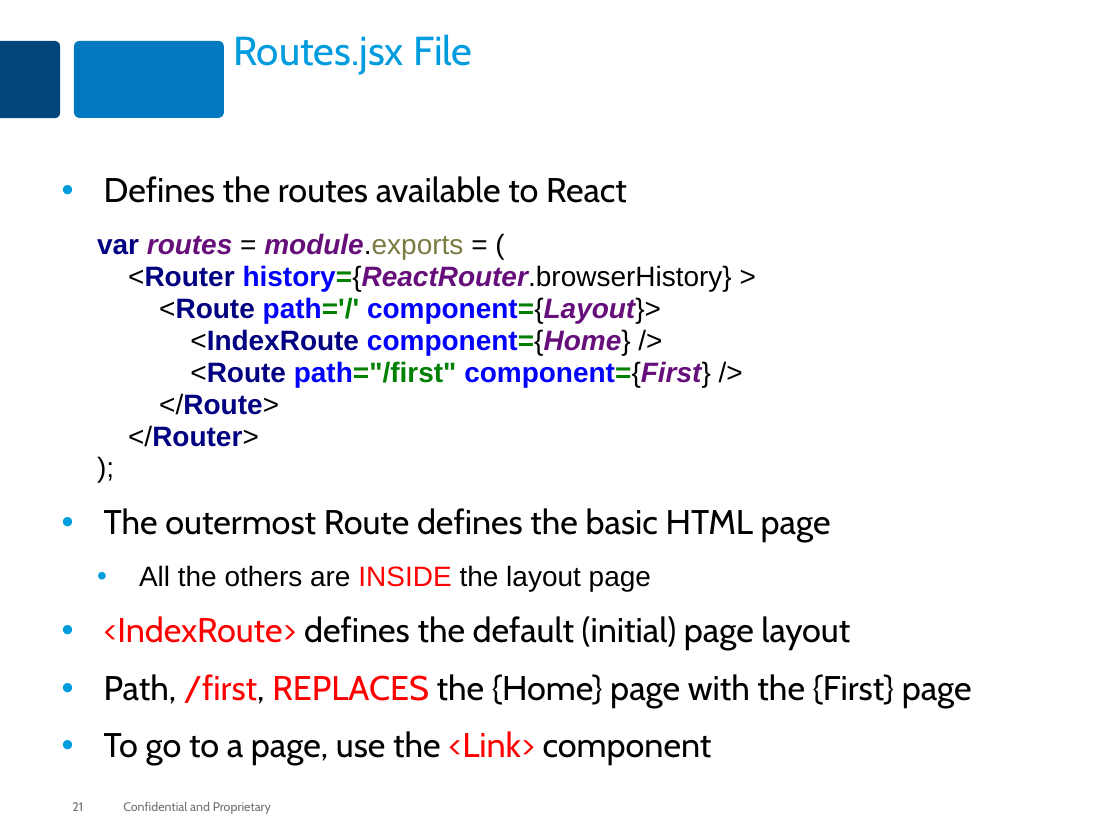
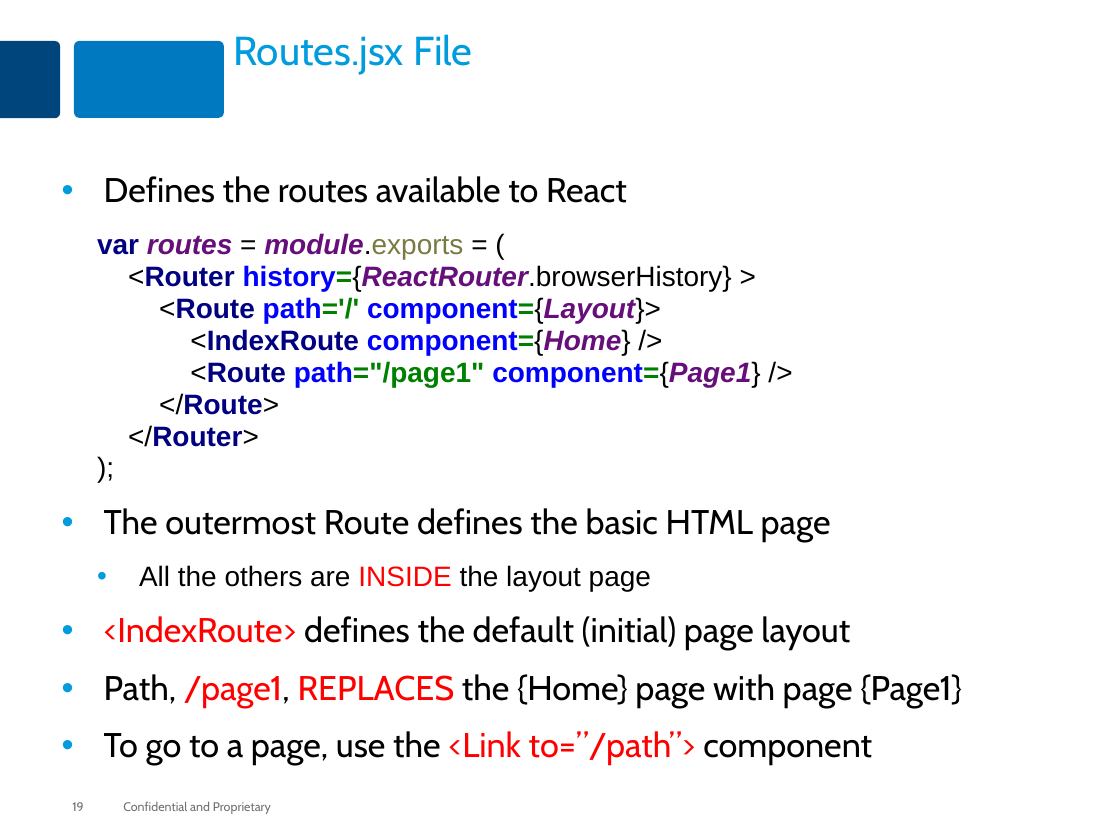
Before and after one commit to MaxMillington/nodePractice, a slide deck: slide 19 of node/lesson-84-react/react-kraken.pptx (slide 21 before the commit). Drawn at 1120x840 pixels with LibreOffice and Linux fonts; fonts in the diff are those of the drawing. Boxes give left, top, right and bottom in pixels: in the first picture for what was removed or moved away, otherwise in the second. Text is boxed around its words. In the diff, an @@ line names an element or a change of style, - is before the commit and + after.

```diff
--- a/node/lesson-84-react/react-kraken.pptx
+++ b/node/lesson-84-react/react-kraken.pptx
@@ text at (97, 233, 760, 447): text changed @@
-  var routes = module.exports = (
-  <Router history={ReactRouter.browserHistory} >
-  <Route path='/' component={Layout}>
-  <IndexRoute component={Home} />
-  <Route path="/first" component={First} />
-  </Route>
-  </Router>
-  );
+  var routes = module.exports = (
+  <Router history={ReactRouter.browserHistory} >
+  <Route path='/' component={Layout}>
+  <IndexRoute component={Home} />
+  <Route path="/page1" component={Page1} />
+  </Route>
+  </Router>
+  );
@@ text at (104, 674, 962, 766): text changed @@
-• Path, /first, REPLACES the {Home} page with the {First} page
-• To go to a page, use the <Link> component
+• Path, /page1, REPLACES the {Home} page with page {Page1}
+• To go to a page, use the <Link to=”/path”> component
@@ page number at (72, 802, 83, 811): text changed @@
-21
+19
```
Also in this commit, not shown: 8 other slides changed, 2 slides removed, 43 other files.
